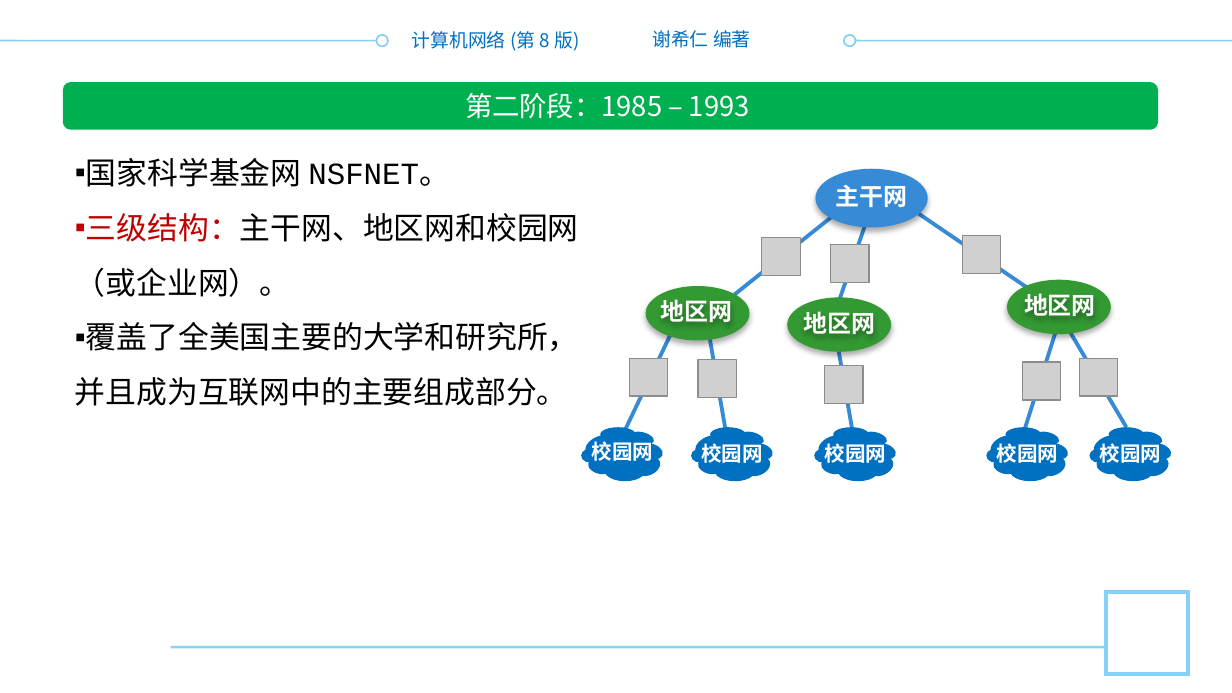
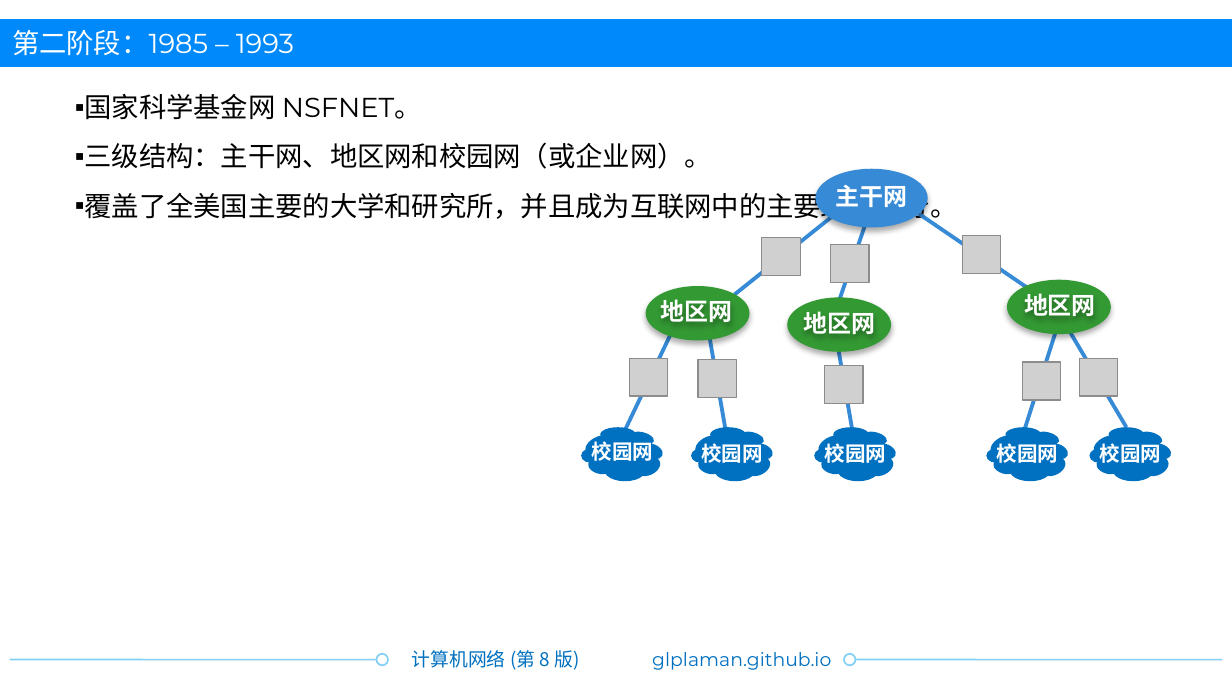
Before and after one commit to glplaman/glplaman.github.io, a slide deck: slide 21 of network/ppt/chap1.pptx. Drawn at 1232x693 pixels with LibreOffice and Linux fonts; fonts in the diff are those of the drawing; grey boxes stand for pictures; background and template pictures are left out. Boxes give left, top, right and bottom in pixels: in the first picture for what was removed or moved away, otherwise in the second. Text is boxed around its words. In the diff, an @@ line names an element or a change of style, - is before the commit and + after.

```diff
--- a/network/ppt/chap1.pptx
+++ b/network/ppt/chap1.pptx
@@ text "第二阶段：1985 – 1993": place and size @@
-text "第二阶段：1985 – 1993" at [465, 93, 750, 119]
+text "第二阶段：1985 – 1993" at [12, 30, 294, 56]
@@ text "第二阶段：1985 – 1993" at [12, 30, 294, 56]: font Noto Sans CJK SC to Montserrat; alignment centre to left @@
@@ rectangle added at [0, 20, 1232, 68], fill #0089FA @@
@@ rectangle removed at [584, 17, 648, 80] @@
@@ text removed at [652, 30, 751, 48] @@
-谢希仁 编著
@@ text "国家科学基金网 NSFNET。": place and size @@
-text "国家科学基金网 NSFNET。" at [75, 158, 579, 406]
+text "国家科学基金网 NSFNET。" at [85, 94, 958, 223]
@@ text "国家科学基金网 NSFNET。" at [85, 94, 958, 223]: size 18 to 16 pt, font Courier New to Montserrat; text colour #C00000 to #000000 in "三级结构：主干网、地区网和校园网（或企业网）。"; line spacing 32pt to 1.5 @@
@@ rounded rectangle removed at [63, 83, 1158, 131] @@
@@ rectangle removed at [1106, 593, 1189, 675] @@
@@ line moved from (0, 41) - (388, 41) to (10, 659) - (388, 659) @@
@@ line removed from (171, 647) to (1106, 647) @@
@@ text added at [652, 652, 831, 670], 11 pt, text #0070C0 @@
+glplaman.github.io
@@ 2 ellipses, 1 text: place and size @@
-2 ellipses, 1 text at [377, 31, 855, 51]
+2 ellipses, 1 text at [377, 650, 855, 670]
@@ line moved from (844, 41) - (1232, 41) to (844, 659) - (1222, 659) @@
```
Also in this commit, not shown: 148 other slides changed, 1 slide added, 11 other files.
